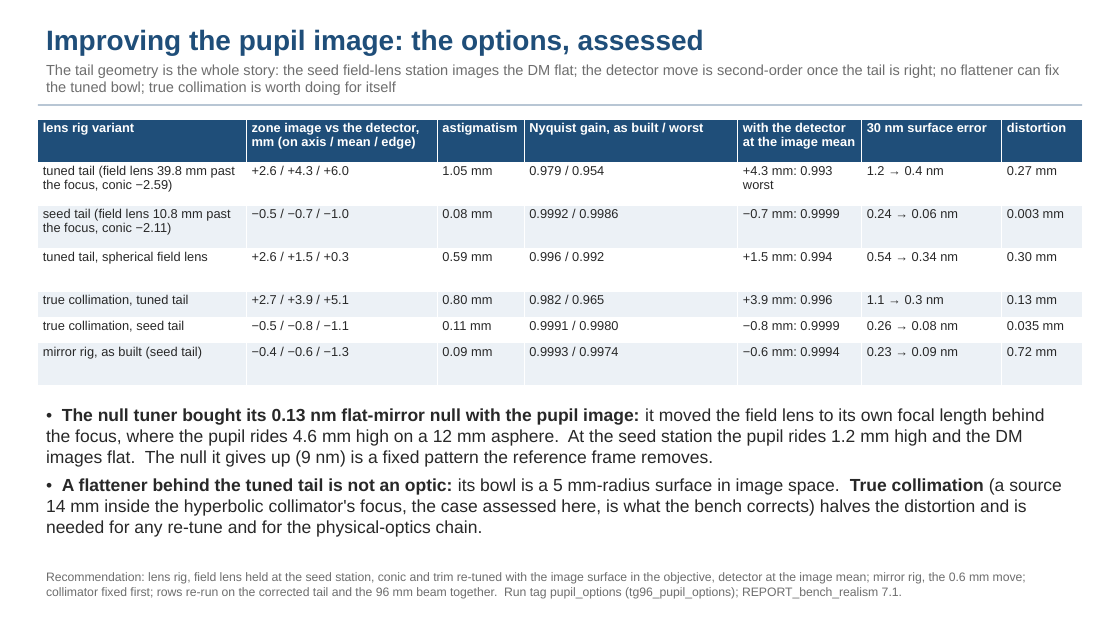
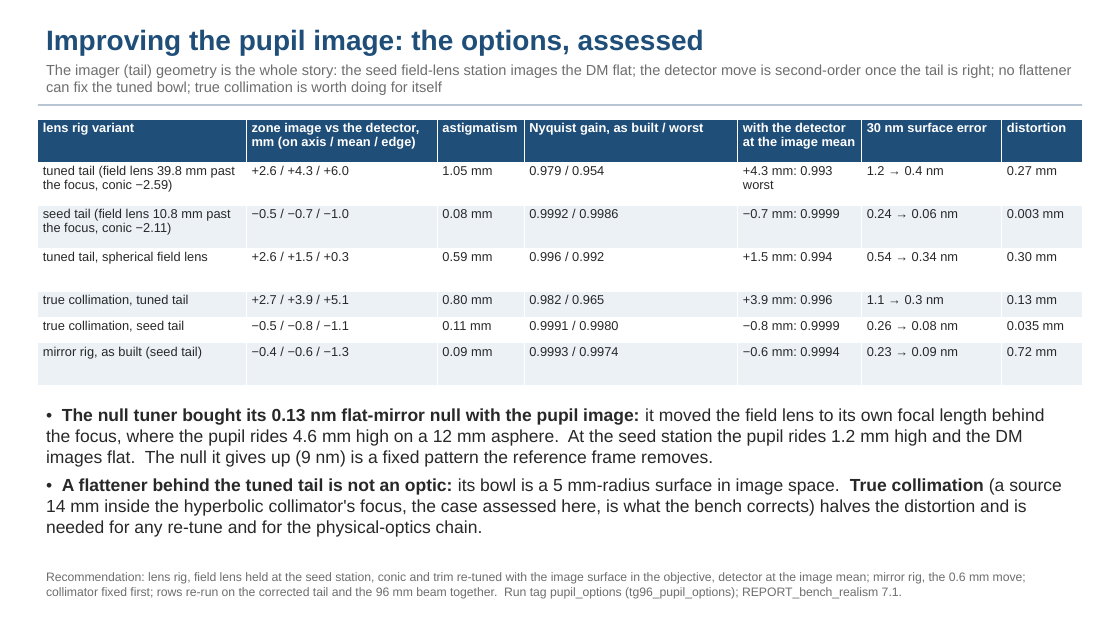
Before and after one commit to nasa-jpl/macos, a slide deck: slide 43 of demo_session/deck_gauges_short_baseline.pptx. Drawn at 1120x630 pixels with LibreOffice and Linux fonts; fonts in the diff are those of the drawing. Boxes give left, top, right and bottom in pixels: in the first picture for what was removed or moved away, otherwise in the second. Text is boxed around its words. In the diff, an @@ line names an element or a change of style, - is before the commit and + after.

```diff
--- a/demo_session/deck_gauges_short_baseline.pptx
+++ b/demo_session/deck_gauges_short_baseline.pptx
@@ text at <box>46,64,1072,95</box>: text changed @@
-The tail geometry is the whole story: the seed field-lens station images the DM flat; the detector move is second-order once the tail is right; no flattener can fix the tuned bowl; true collimation is worth doing for itself
+The imager (tail) geometry is the whole story: the seed field-lens station images the DM flat; the detector move is second-order once the tail is right; no flattener can fix the tuned bowl; true collimation is worth doing for itself
```
Also in this commit, not shown: 6 other slides changed, 3 other files.
